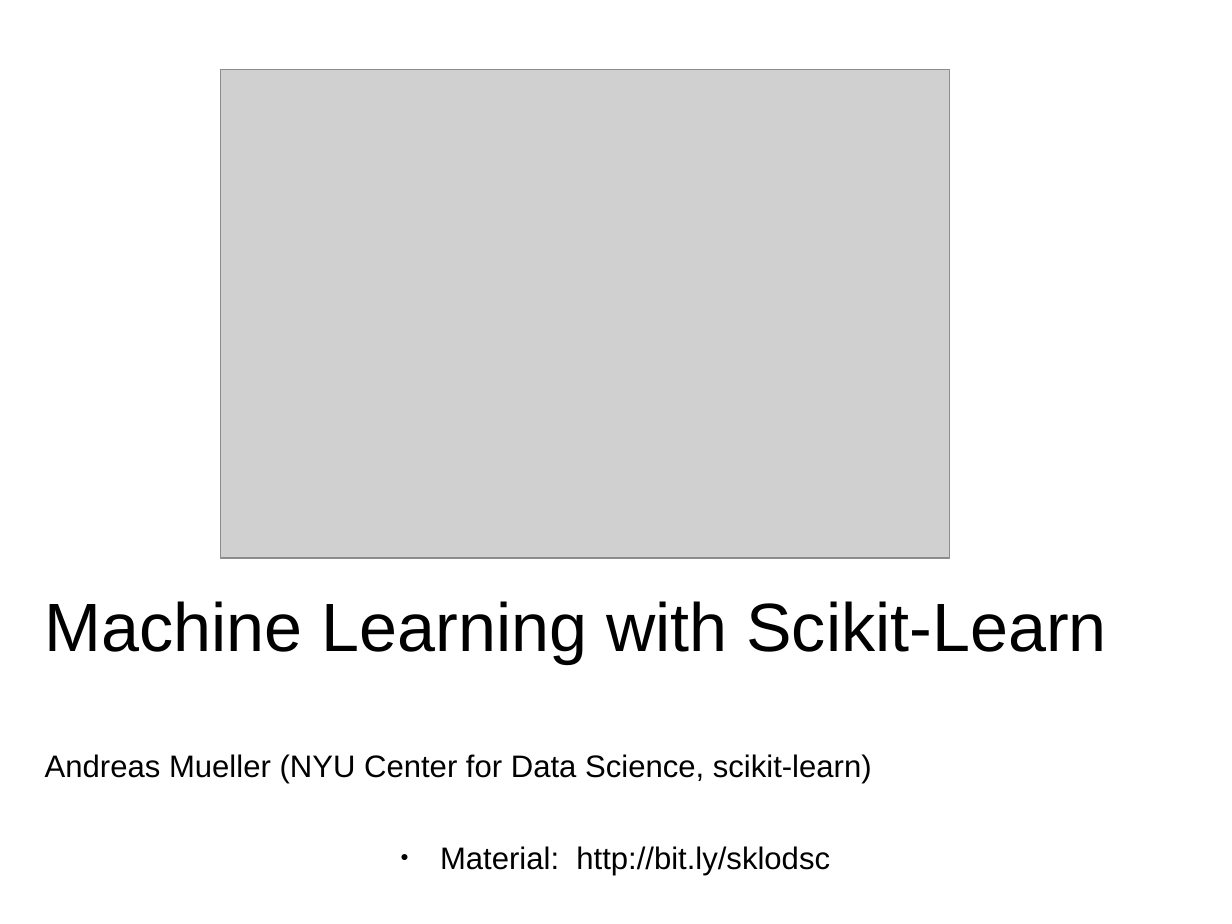
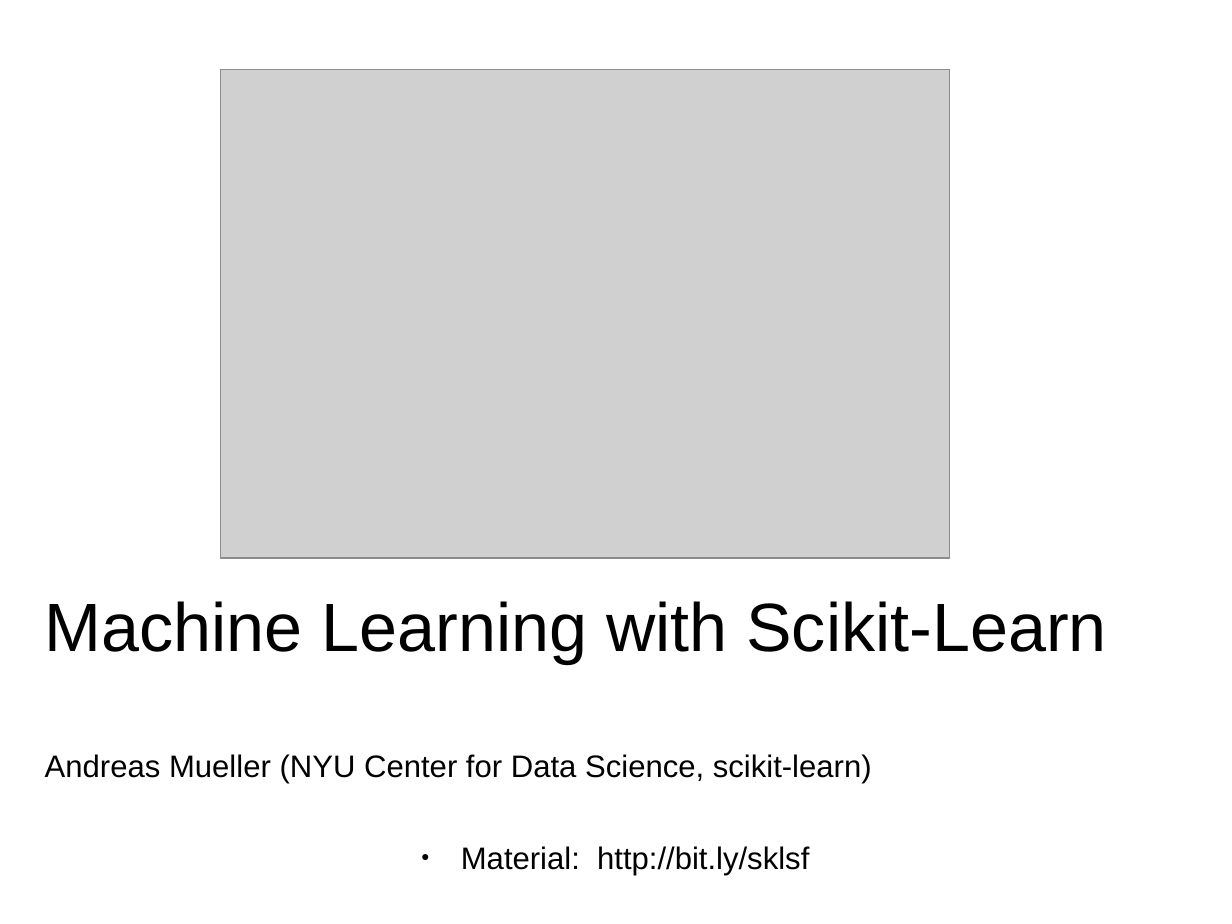
Before and after one commit to amueller/odscon-sf-2015, a slide deck: slide 1 of machine-learning-with-scikit-learn-odscon-SF-2015.odp. Drawn at 1232x924 pixels with LibreOffice and Linux fonts; fonts in the diff are those of the drawing; grey boxes stand for pictures. Boxes give left, top, right and bottom in pixels: in the first picture for what was removed or moved away, otherwise in the second. Text is boxed around its words. In the diff, an @@ line names an element or a change of style, - is before the commit and + after.

```diff
--- a/machine-learning-with-scikit-learn-odscon-SF-2015.odp
+++ b/machine-learning-with-scikit-learn-odscon-SF-2015.odp
@@ text at bbox=[461, 846, 809, 875]: text changed @@
-● Material: http://bit.ly/sklodsc
+● Material: http://bit.ly/sklsf
```
Also in this commit, not shown: 6 other slides changed, 16 slides added, 17 slides removed, 1 other file.
